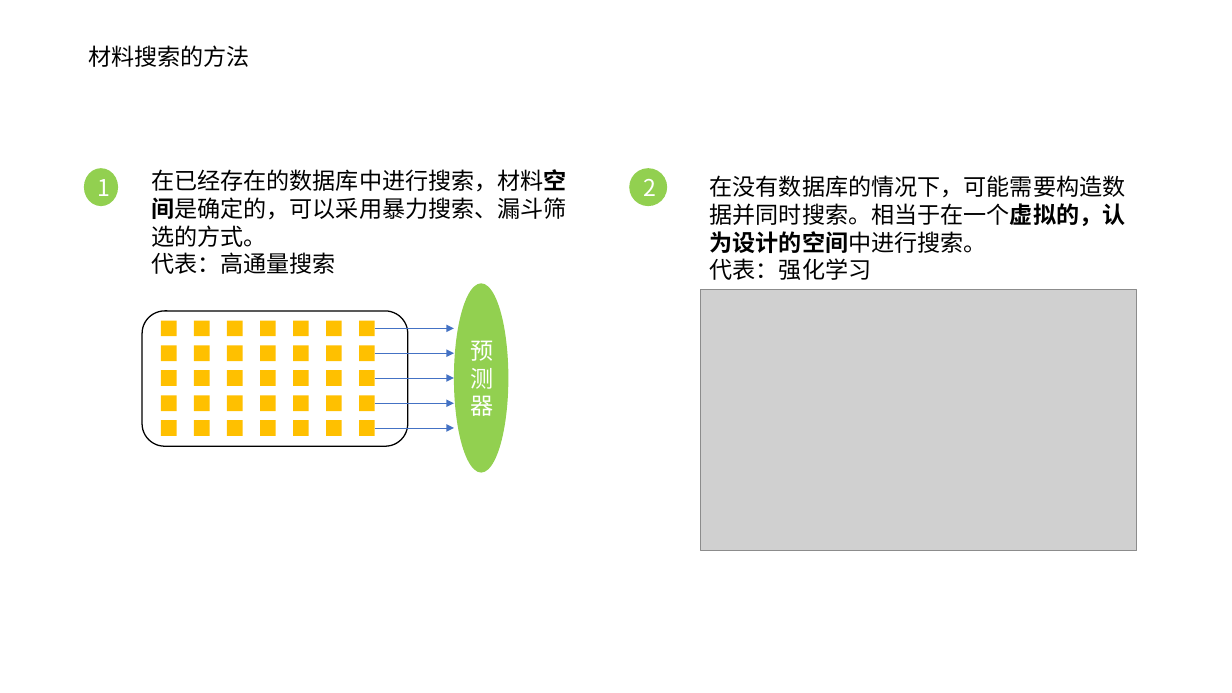
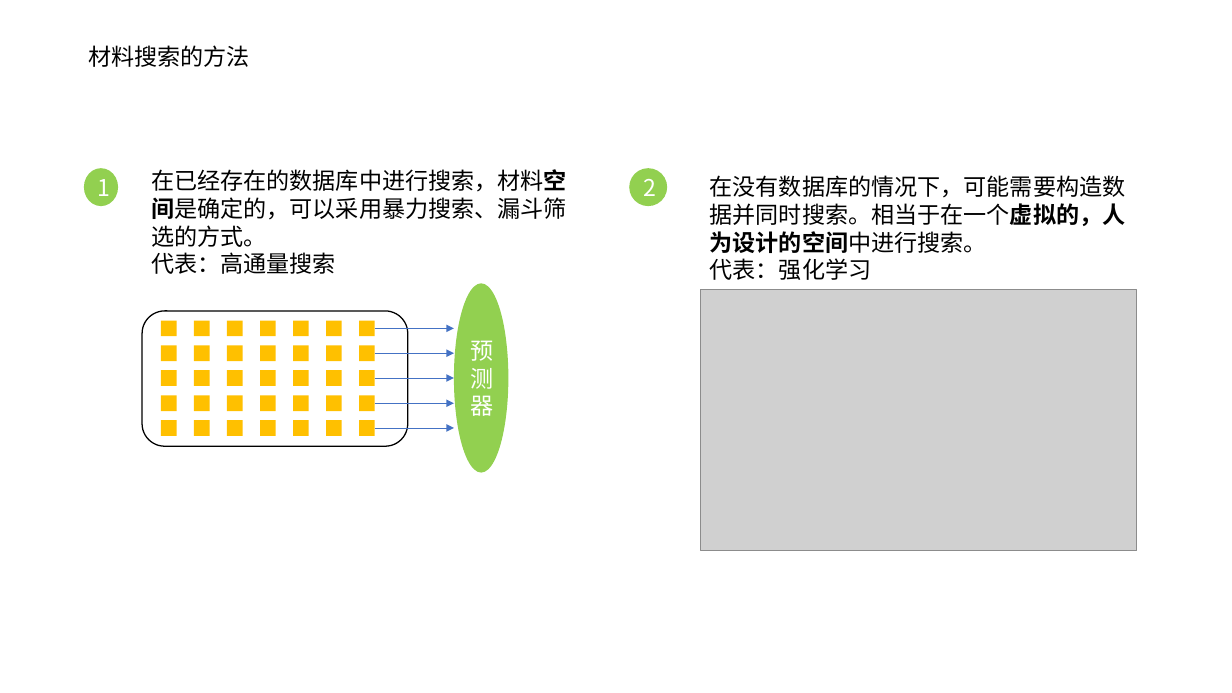
Before and after one commit to TheBestOrNothing-gwh/weekly, a slide deck: slide 11 of COFs属性预测.pptx (slide 7 before the commit). Drawn at 1232x693 pixels with LibreOffice and Linux fonts; fonts in the diff are those of the drawing; grey boxes stand for pictures. Boxes give left, top, right and bottom in pixels: in the first picture for what was removed or moved away, otherwise in the second. Text is boxed around its words. In the diff, an @@ line names an element or a change of style, - is before the commit and + after.

```diff
--- a/COFs属性预测.pptx
+++ b/COFs属性预测.pptx
@@ text at [710, 175, 1126, 253]: text changed @@
-在没有数据库的情况下，可能需要构造数据并同时搜索。相当于在一个虚拟的，认为设计的空间中进行搜索。
+在没有数据库的情况下，可能需要构造数据并同时搜索。相当于在一个虚拟的，人为设计的空间中进行搜索。
```
Also in this commit, not shown: 1 other slide changed, 4 slides added.
